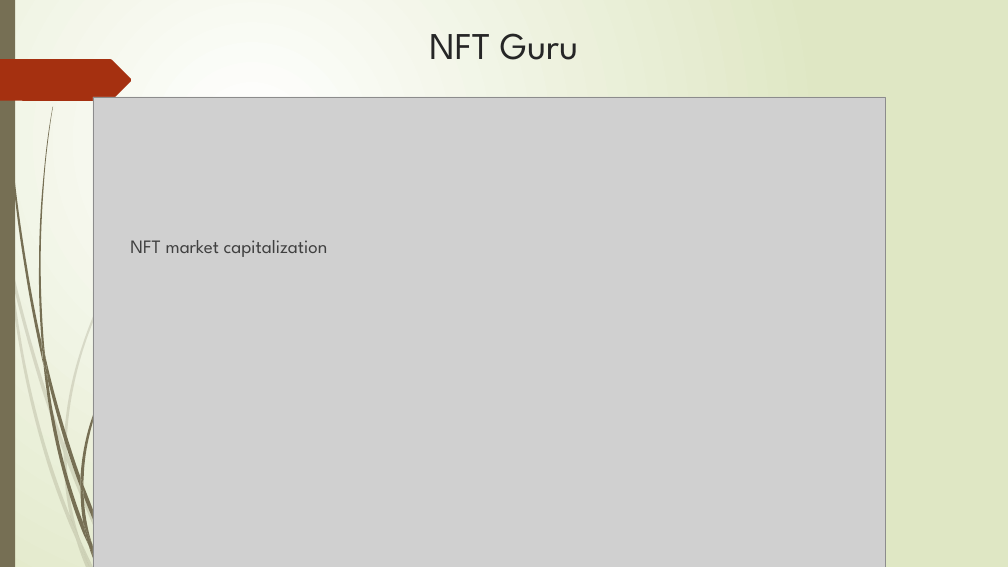
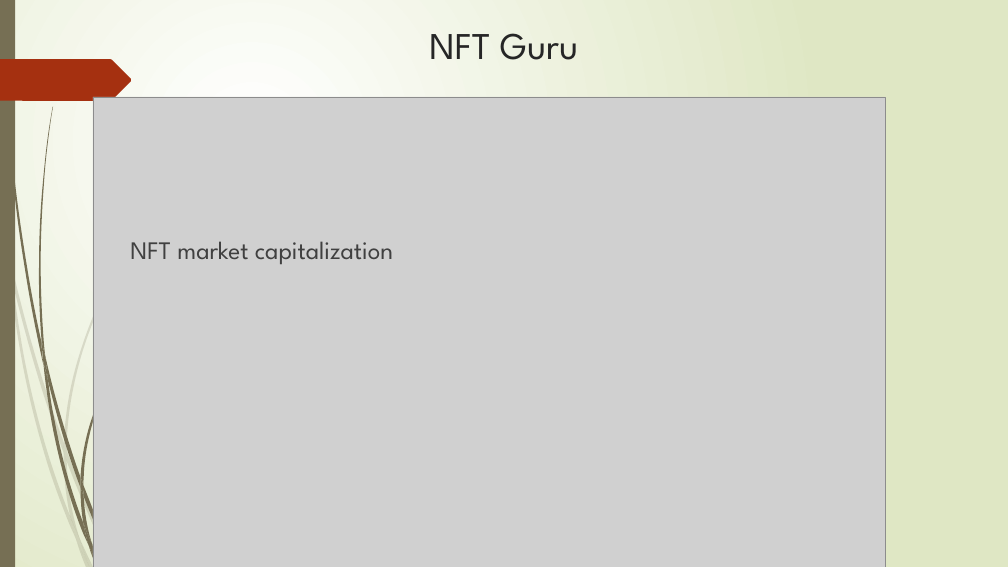
Before and after one commit to pedrobeirao/NFTGuru, a slide deck: slide 1 of NFT Guru.pptx. Drawn at 1008x567 pixels with LibreOffice and Linux fonts; fonts in the diff are those of the drawing; grey boxes stand for pictures. Boxes give left, top, right and bottom in pixels: in the first picture for what was removed or moved away, otherwise in the second. Text is boxed around its words. In the diff, an @@ line names an element or a change of style, - is before the commit and + after.

```diff
--- a/NFT Guru.pptx
+++ b/NFT Guru.pptx
@@ text "NFT market capitalization" at bbox=[130, 241, 393, 264]: size 18 to 24 pt @@
```
Also in this commit, not shown: 3 other slides changed.
